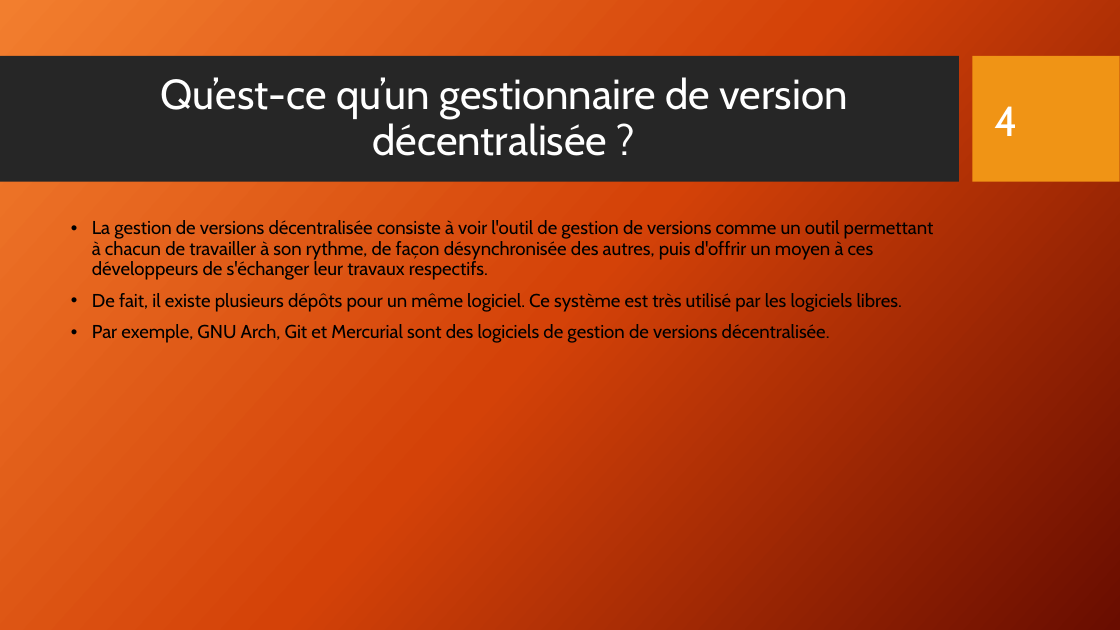
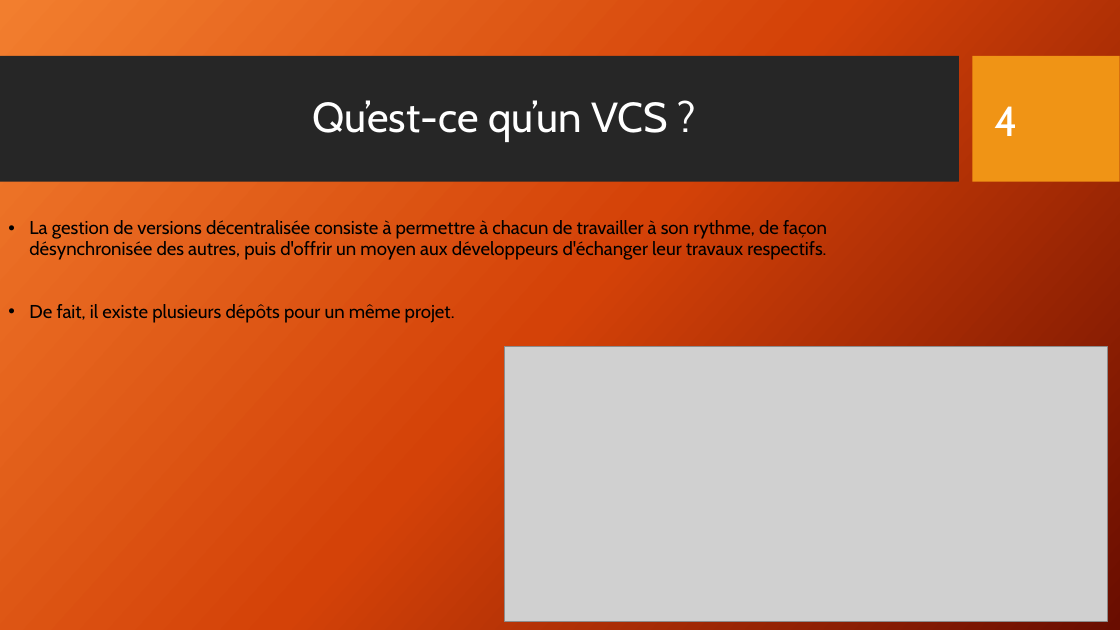
Before and after one commit to Math-Alex83/Expos-_git_cda_2210, a slide deck: slide 4 of Présentation_Git_CDA_2210.pptx. Drawn at 1120x630 pixels with LibreOffice and Linux fonts; fonts in the diff are those of the drawing; grey boxes stand for pictures; background and template pictures are left out. Boxes give left, top, right and bottom in pixels: in the first picture for what was removed or moved away, otherwise in the second. Text is boxed around its words. In the diff, an @@ line names an element or a change of style, - is before the commit and + after.

```diff
--- a/Présentation_Git_CDA_2210.pptx
+++ b/Présentation_Git_CDA_2210.pptx
@@ title at (312,100,668,142): text changed @@
-Qu’est-ce qu’un gestionnaire de version décentralisée ?
+Qu’est-ce qu’un VCS ?
@@ text at (29,220,827,323): text changed @@
-• La gestion de versions décentralisée consiste à voir l'outil de gestion de versions comme un outil permettant à chacun de travailler à son rythme, de façon désynchronisée des autres, puis d'offrir un moyen à ces développeurs de s'échanger leur travaux respectifs.
-• De fait, il existe plusieurs dépôts pour un même logiciel. Ce système est très utilisé par les logiciels libres.
-• Par exemple, GNU Arch, Git et Mercurial sont des logiciels de gestion de versions décentralisée.
+• La gestion de versions décentralisée consiste à permettre à chacun de travailler à son rythme, de façon désynchronisée des autres, puis d'offrir un moyen aux développeurs d'échanger leur travaux respectifs.
+• De fait, il existe plusieurs dépôts pour un même projet.
@@ picture added at (504,347,1107,621) @@
```
Also in this commit, not shown: 3 other slides changed, 1 slide added, 3 other files.
